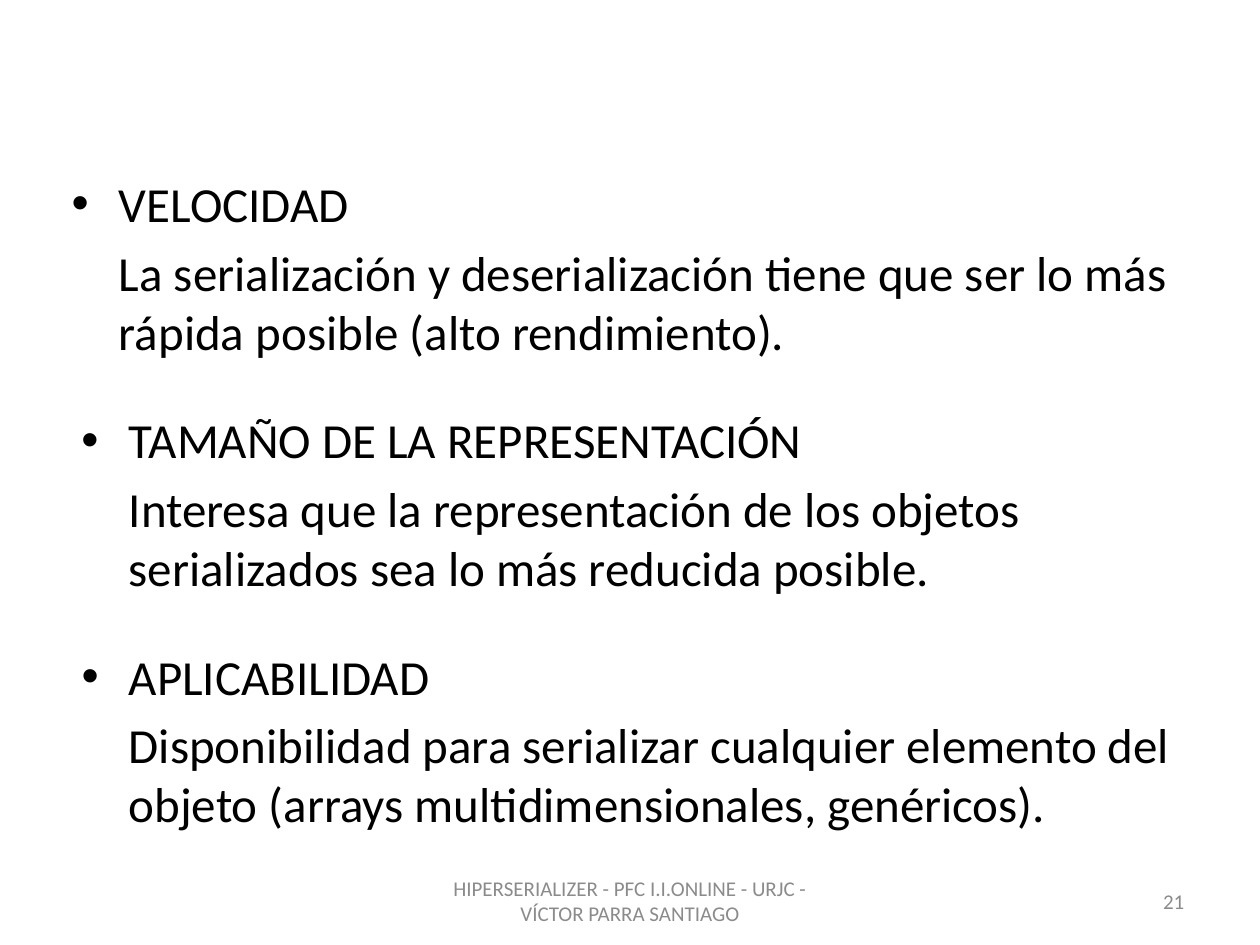
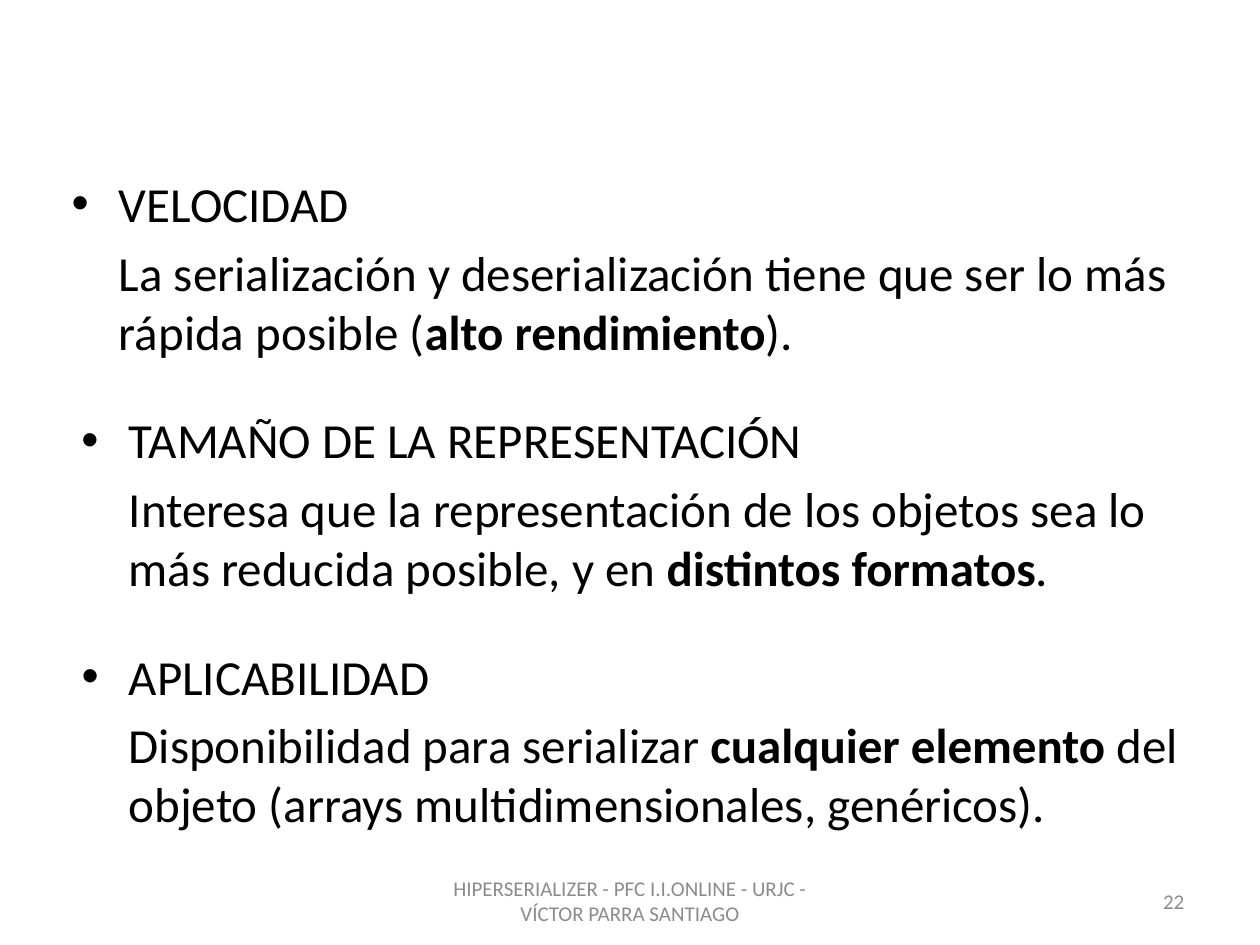
Before and after one commit to vitiparra/ProyectoFinDeCarrera, a slide deck: slide 22 of Memoria/PFC HiperSerializer OK.pptx (slide 21 before the commit). Drawn at 1260x945 pixels with LibreOffice and Linux fonts; fonts in the diff are those of the drawing; background and template pictures are left out. Boxes give left, top, right and bottom in pixels: in the first picture for what was removed or moved away, otherwise in the second. Text is boxed around its words. In the diff, an @@ line names an element or a change of style, - is before the commit and + after.

```diff
--- a/Memoria/PFC HiperSerializer OK.pptx
+++ b/Memoria/PFC HiperSerializer OK.pptx
@@ text at [119,257,1167,358]: bold on in "(alto rendimiento)." @@
@@ text at [129,493,1146,594]: text changed @@
-Interesa que la representación de los objetos serializados sea lo más reducida posible.
+Interesa que la representación de los objetos sea lo más reducida posible, y en distintos formatos.
@@ text at [129,728,1177,831]: bold on in "cualquier elemento" @@
@@ page number at [1163,895,1184,909]: text changed @@
-21
+22
```
Also in this commit, not shown: 22 other slides changed, 5 slides added, 2 other files.
